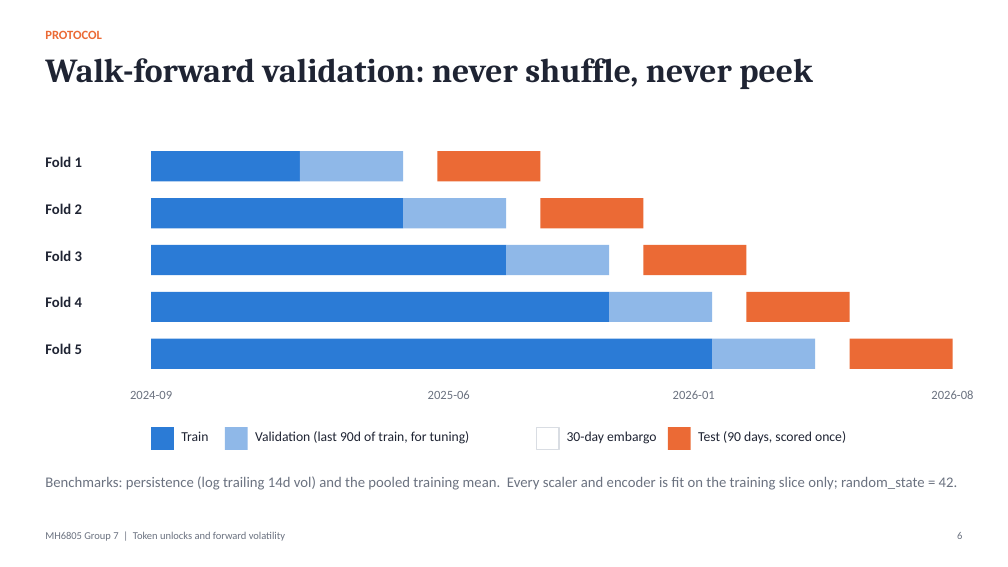
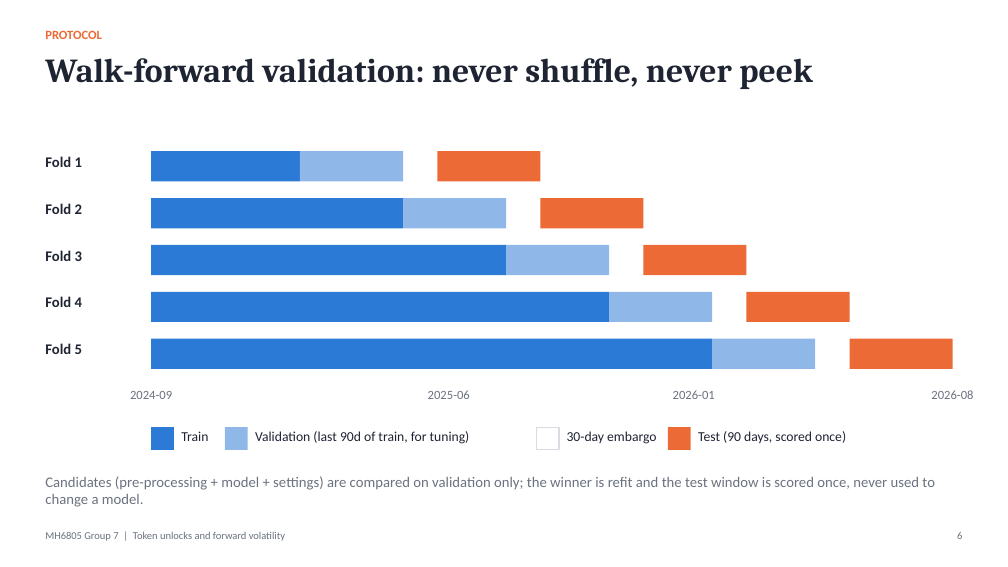
Before and after one commit to watersalamander/MH6805A-Project-Group7, a slide deck: slide 6 of report/Group7_Presentation_DRAFT.pptx. Drawn at 1008x567 pixels with LibreOffice and Linux fonts; fonts in the diff are those of the drawing. Boxes give left, top, right and bottom in pixels: in the first picture for what was removed or moved away, otherwise in the second. Text is boxed around its words. In the diff, an @@ line names an element or a change of style, - is before the commit and + after.

Commit message:
Report and slides: cover the new guideline, unify report fonts
Report: two text sizes only (11 pt body, 9 pt tables/captions/references),
real sub/superscripts instead of fallback-font Unicode, tables kept on one
page. New sections on which mistakes remain, interpretation by coefficients,
tree and neighbours, and practical relevance. Body is 6 pages plus references.
Slides: 17, adding the mistakes and practical-relevance slides and an
interpretation slide built on coefficients, a tree and neighbours.

```diff
--- a/report/Group7_Presentation_DRAFT.pptx
+++ b/report/Group7_Presentation_DRAFT.pptx
@@ text at (45, 476, 935, 507): text changed @@
-Benchmarks: persistence (log trailing 14d vol) and the pooled training mean. Every scaler and encoder is fit on the training slice only; random_state = 42.
+Candidates (pre-processing + model + settings) are compared on validation only; the winner is refit and the test window is scored once, never used to change a model.
```
Also in this commit, not shown: 5 other slides changed, 2 slides added, 4 other files.
